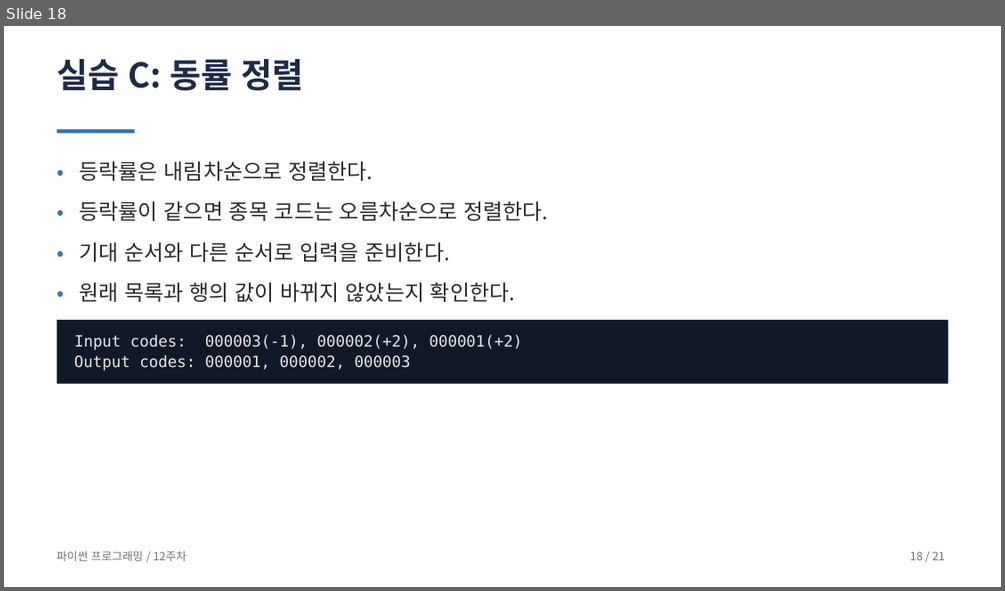
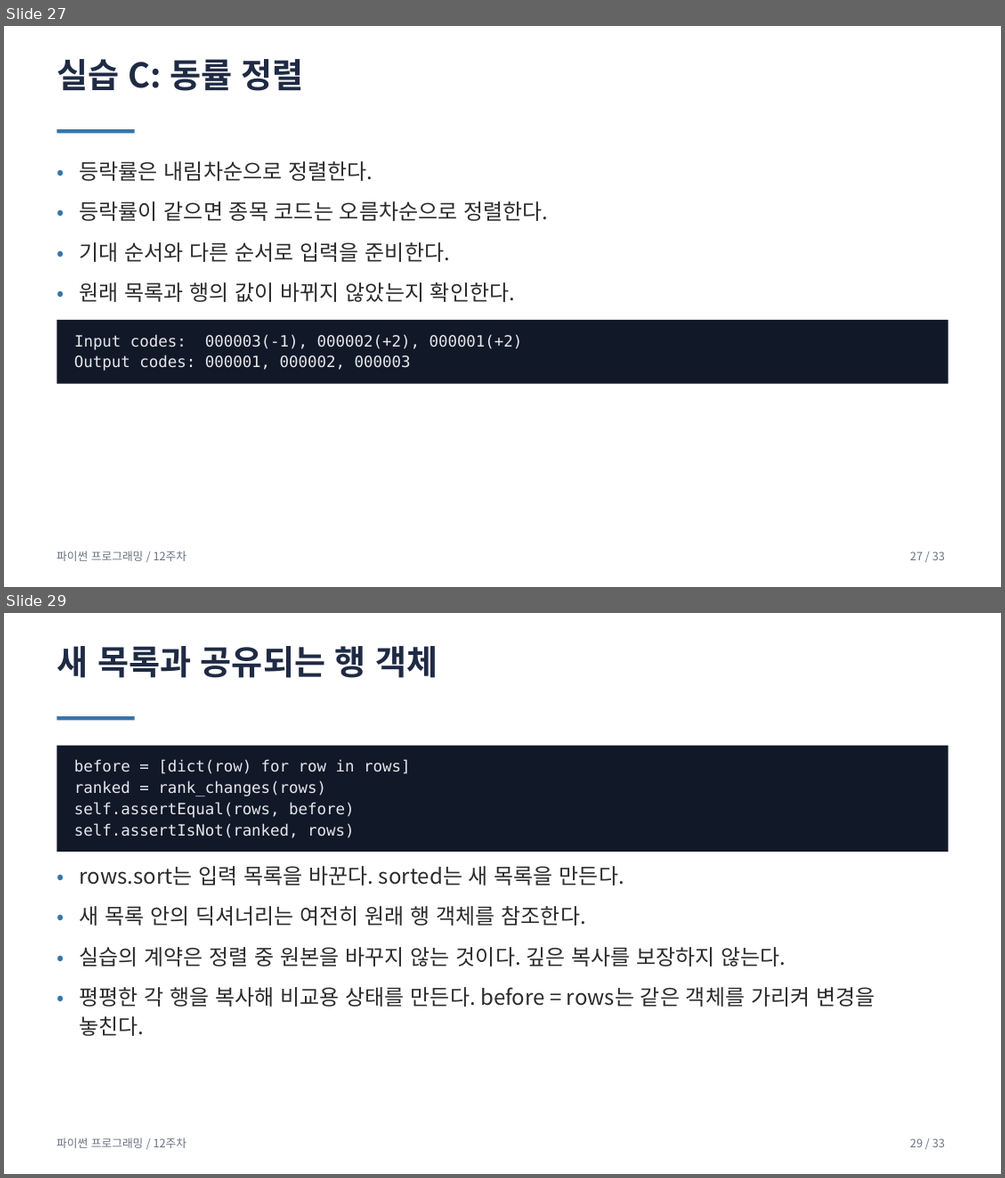
Before and after one commit to HimmelsscheibeVonNebra/2026_BasicProgrammingUsingPython, a slide deck: Presentation/week11/week11.pptx. Shown one above the other, each under a label of ours: slide 18 before the commit, slides 27 and 29 after it; the slides between them are not shown. The pictures are 1005x591 and 1005x1178 pixels, drawn with LibreOffice and Linux fonts; fonts in the diff are those of the drawing. Boxes give left, top, right and bottom in pixels: in the first picture for what was removed or moved away, otherwise in the second. Text is boxed around its words. In the diff, an @@ line names an element or a change of style, - is before the commit and + after.

```diff
--- a/Presentation/week11/week11.pptx
+++ b/Presentation/week11/week11.pptx
@@ slide 29 added at (x1=4, y1=613, x2=1001, y2=1174), background #FFFFFF @@
@@ text added at (x1=57, y1=646, x2=438, y2=678), 27 pt, text #1F2A44, bold @@
+새 목록과 공유되는 행 객체
@@ rectangle added at (x1=57, y1=716, x2=134, y2=720), fill #3776AB @@
@@ rectangle added at (x1=57, y1=745, x2=948, y2=851), fill #111827 @@
@@ text added at (x1=74, y1=760, x2=410, y2=774), 12.4 pt, text #E5E7EB @@
+before = [dict(row) for row in rows]
@@ text added at (x1=74, y1=780, x2=326, y2=796), 12.4 pt, text #E5E7EB @@
+ranked = rank_changes(rows)
@@ text added at (x1=74, y1=802, x2=354, y2=818), 12.4 pt, text #E5E7EB @@
+self.assertEqual(rows, before)
@@ text added at (x1=74, y1=823, x2=354, y2=838), 12.4 pt, text #E5E7EB @@
+self.assertIsNot(ranked, rows)
@@ text added at (x1=57, y1=863, x2=92, y2=892), 17 pt, text #3776AB @@
+•
@@ text added at (x1=80, y1=866, x2=624, y2=885), 17 pt, text #2B2B2B @@
+rows.sort는 입력 목록을 바꾼다. sorted는 새 목록을 만든다.
@@ text added at (x1=57, y1=903, x2=92, y2=933), 17 pt, text #3776AB @@
+•
@@ text added at (x1=80, y1=906, x2=586, y2=925), 17 pt, text #2B2B2B @@
+새 목록 안의 딕셔너리는 여전히 원래 행 객체를 참조한다.
@@ text added at (x1=57, y1=943, x2=92, y2=972), 17 pt, text #3776AB @@
+•
@@ text added at (x1=80, y1=947, x2=786, y2=966), 17 pt, text #2B2B2B @@
+실습의 계약은 정렬 중 원본을 바꾸지 않는 것이다. 깊은 복사를 보장하지 않는다.
@@ text added at (x1=57, y1=984, x2=92, y2=1013), 17 pt, text #3776AB @@
+•
@@ text added at (x1=80, y1=987, x2=874, y2=1006), 17 pt, text #2B2B2B @@
+평평한 각 행을 복사해 비교용 상태를 만든다. before = rows는 같은 객체를 가리켜 변경을
@@ text added at (x1=80, y1=1016, x2=145, y2=1036), 17 pt, text #2B2B2B @@
+놓친다.
@@ text added at (x1=57, y1=1137, x2=186, y2=1148), 9 pt, text #6B7280 @@
+파이썬 프로그래밍 / 12주차
@@ text added at (x1=910, y1=1138, x2=945, y2=1147), 9 pt, text #6B7280 @@
+29 / 33
@@ what was slide 18 is now slide 27 @@
@@ slide 27 changed as well @@
@@ text at (x1=910, y1=551, x2=945, y2=560): text changed @@
-18 / 21
+27 / 33
```
Also in this commit, not shown: 19 other slides changed, 11 other slides added, 1 other file.
